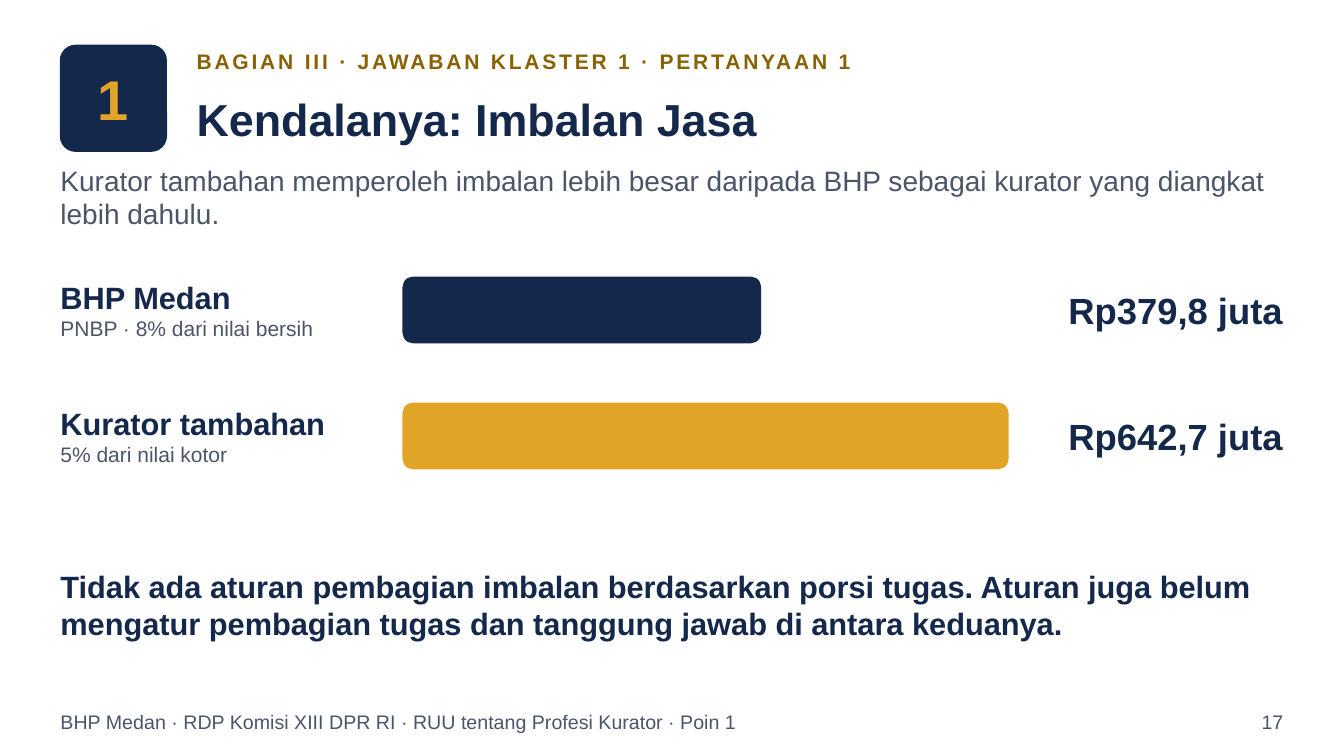
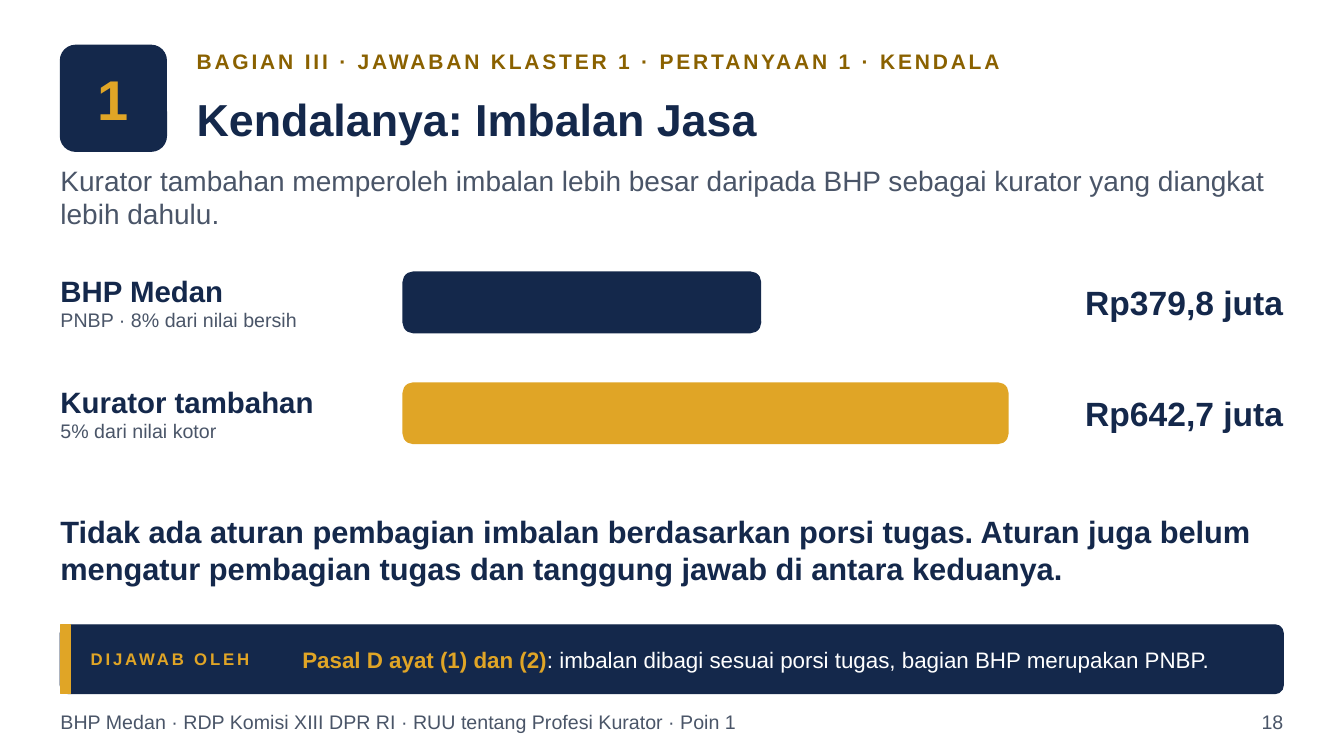
Before and after one commit to artheralawfirm-cloud/SAPAWALI, a slide deck: slide 18 of presentasi/Paparan_BHP_Medan_RUU_Profesi_Kurator.pptx (slide 17 before the commit). Drawn at 1344x756 pixels with LibreOffice and Linux fonts; fonts in the diff are those of the drawing. Boxes give left, top, right and bottom in pixels: in the first picture for what was removed or moved away, otherwise in the second. Text is boxed around its words. In the diff, an @@ line names an element or a change of style, - is before the commit and + after.

```diff
--- a/presentasi/Paparan_BHP_Medan_RUU_Profesi_Kurator.pptx
+++ b/presentasi/Paparan_BHP_Medan_RUU_Profesi_Kurator.pptx
@@ text "BHP Medan" at bbox=[60, 280, 296, 327]: size 22 to 21 pt in "BHP Medan"; size 15 to 14 pt in "PNBP · 8% dari nilai bersih" @@
@@ text "Rp379,8 juta" at bbox=[1085, 290, 1283, 322]: size 26 to 24 pt @@
@@ rounded rectangle: place and size @@
-rounded rectangle at bbox=[403, 277, 761, 343]
+rounded rectangle at bbox=[403, 272, 761, 333]
@@ rounded rectangle at bbox=[403, 272, 761, 333]: proportions changed @@
@@ text "Kurator tambahan": place and size @@
-text "Kurator tambahan" at bbox=[60, 412, 325, 462]
+text "Kurator tambahan" at bbox=[60, 391, 314, 438]
@@ text "Kurator tambahan" at bbox=[60, 391, 314, 438]: size 22 to 21 pt in "Kurator tambahan"; size 15 to 14 pt in "5% dari nilai kotor" @@
@@ rounded rectangle at bbox=[403, 383, 1008, 444]: proportions changed @@
@@ rounded rectangle: place and size @@
-rounded rectangle at bbox=[403, 403, 1008, 469]
+rounded rectangle at bbox=[403, 383, 1008, 444]
@@ text "Rp642,7 juta" at bbox=[1085, 401, 1283, 433]: size 26 to 24 pt @@
@@ text "Rp642,7 juta": place and size @@
-text "Rp642,7 juta" at bbox=[1068, 423, 1283, 458]
+text "Rp642,7 juta" at bbox=[1085, 401, 1283, 433]
@@ text "Tidak ada aturan pembagian imbalan ...": place and size @@
-text "Tidak ada aturan pembagian imbalan ..." at bbox=[60, 575, 1251, 641]
+text "Tidak ada aturan pembagian imbalan ..." at bbox=[60, 520, 1251, 585]
@@ rounded rectangle added at bbox=[60, 625, 1284, 694], fill #14284B, outline #14284B 1 pt @@
@@ rectangle added at bbox=[60, 625, 71, 694], fill #E0A526, outline #E0A526 1 pt @@
@@ text added at bbox=[91, 625, 302, 694], 12 pt, text #E0A526, bold @@
+DIJAWAB OLEH
@@ text added at bbox=[302, 651, 1209, 673], 16 pt, text #FFFFFF @@
+Pasal D ayat (1) dan (2): imbalan dibagi sesuai porsi tugas, bagian BHP merupakan PNBP.
@@ text at bbox=[1262, 715, 1284, 729]: text changed @@
-17
+18
```
Also in this commit, not shown: 24 other slides changed, 2 slides added, 6 other files.
